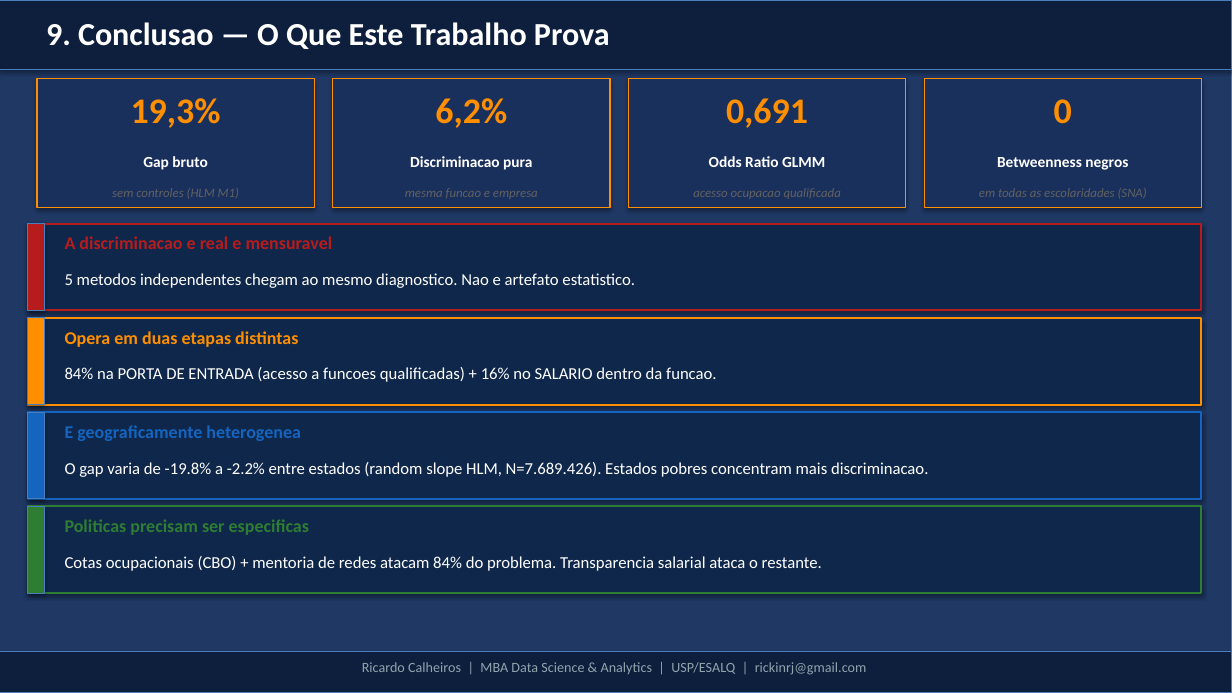
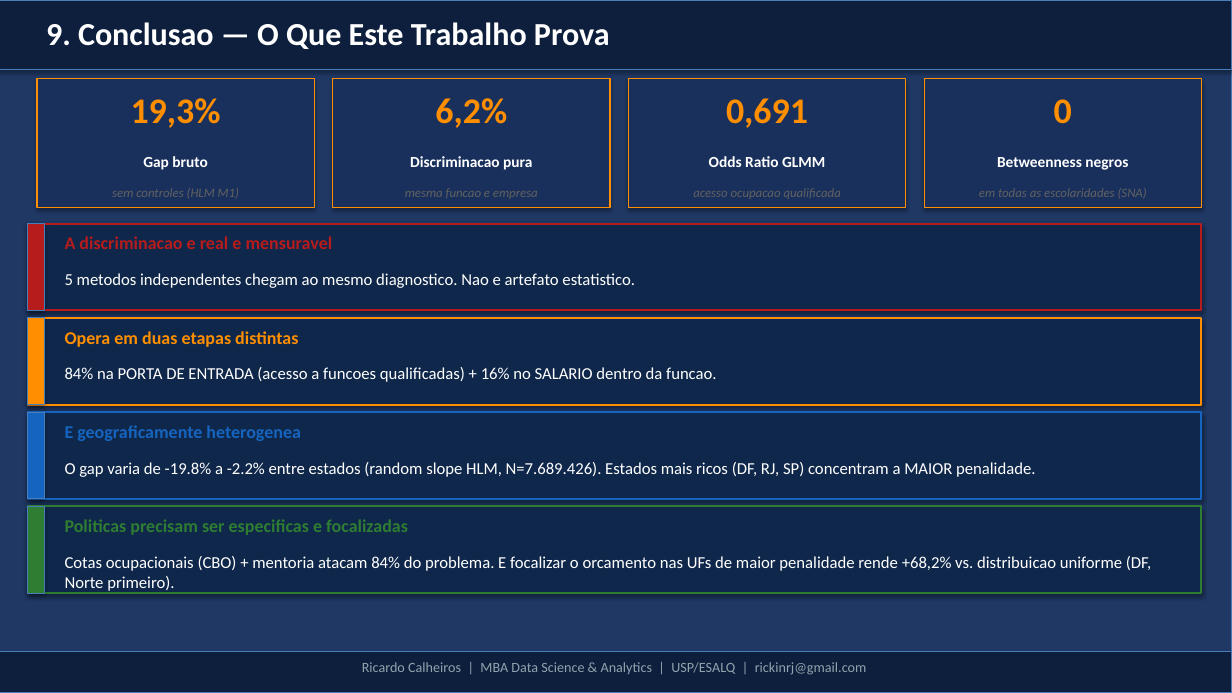
Before and after one commit to rickinrj-ux/ProjetoRacismoPNAD, a slide deck: slide 10 of apresentacao_executiva_tcc.pptx. Drawn at 1232x693 pixels with LibreOffice and Linux fonts; fonts in the diff are those of the drawing. Boxes give left, top, right and bottom in pixels: in the first picture for what was removed or moved away, otherwise in the second. Text is boxed around its words. In the diff, an @@ line names an element or a change of style, - is before the commit and + after.

```diff
--- a/apresentacao_executiva_tcc.pptx
+++ b/apresentacao_executiva_tcc.pptx
@@ text at (65, 462, 1035, 477): text changed @@
-O gap varia de -19.8% a -2.2% entre estados (random slope HLM, N=7.689.426). Estados pobres concentram mais discriminacao.
+O gap varia de -19.8% a -2.2% entre estados (random slope HLM, N=7.689.426). Estados mais ricos (DF, RJ, SP) concentram a MAIOR penalidade.
@@ text at (65, 519, 408, 535): text changed @@
-Politicas precisam ser especificas
+Politicas precisam ser especificas e focalizadas
@@ text at (65, 556, 1151, 591): text changed @@
-Cotas ocupacionais (CBO) + mentoria de redes atacam 84% do problema. Transparencia salarial ataca o restante.
+Cotas ocupacionais (CBO) + mentoria atacam 84% do problema. E focalizar o orcamento nas UFs de maior penalidade rende +68,2% vs. distribuicao uniforme (DF, Norte primeiro).
```
Also in this commit, not shown: 2 other slides changed, 26 other files.
